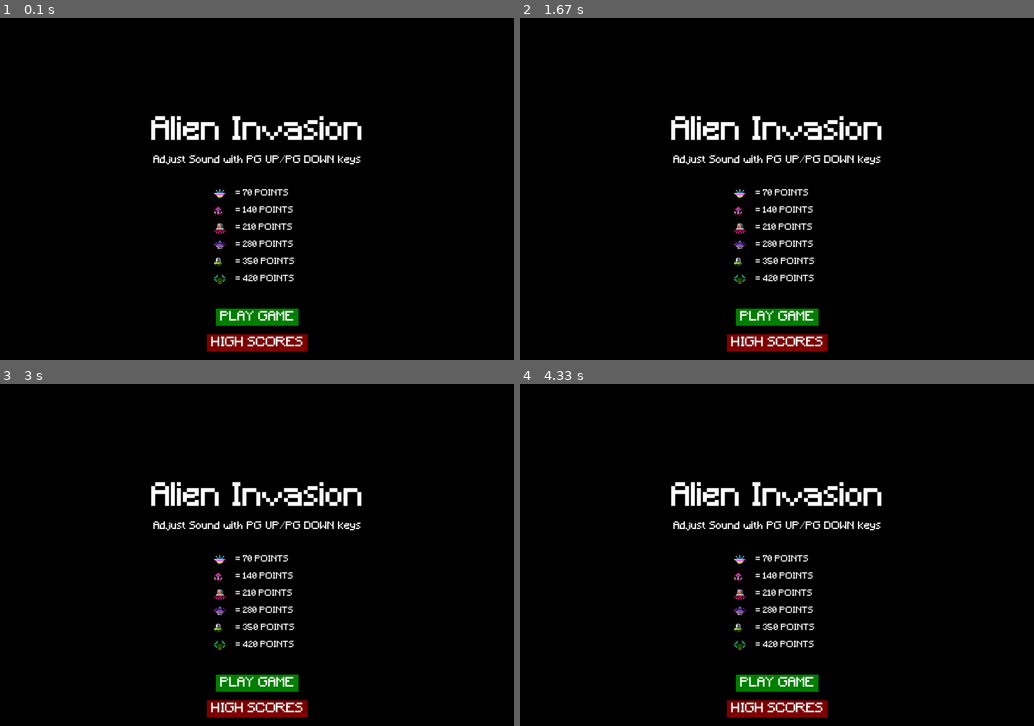
Above: before the commit, frames 1-4 (two rows, left to right).
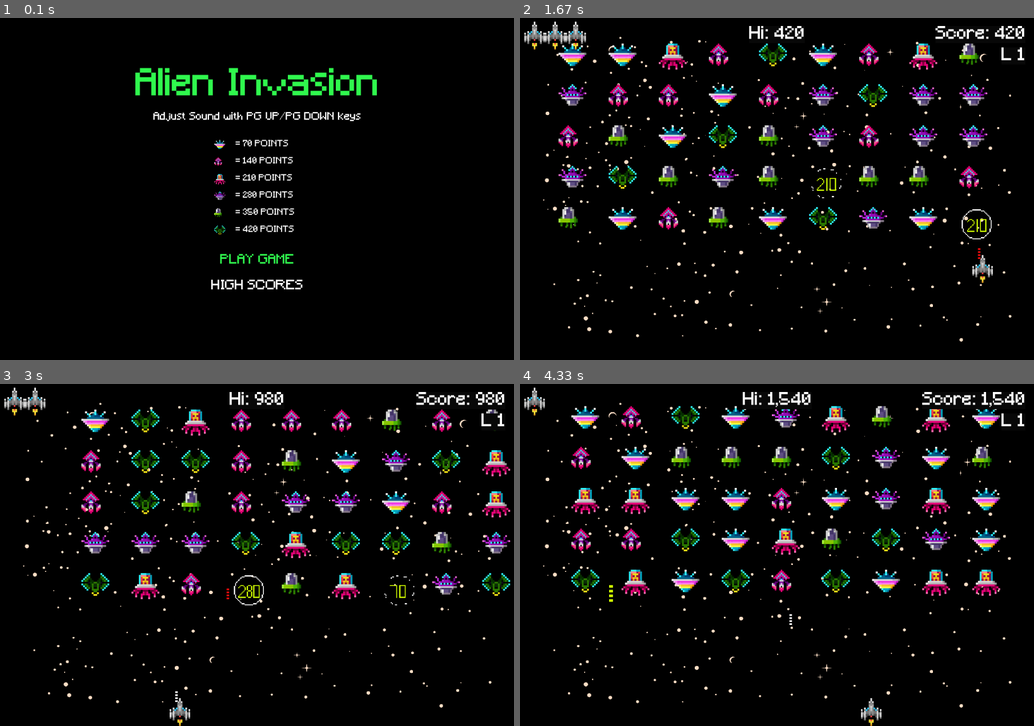
Above: after the commit, the same moments.

Repository: andrewasaleh/Pygame-Space-Invaders
Game: pygame game, started from alien_invasion.py
Same seed, same stepped clock (60 frames per second), same inputs: the game is played once before the commit and once after it.
Inputs (mouse positions are in pixels of both pictures, inside the frame that each line leads up to):
- Up to frame 1 (0.1 s): no input
- Up to frame 2 (1.67 s): press the mouse at (777, 260) at 0.37 s; move the mouse to (833, 219) at 0.47 s; release the mouse at (895, 182) at 0.6 s; press the mouse at (777, 189) at 0.7 s; move the mouse to (766, 219) at 0.8 s; release the mouse at (756, 250) at 0.93 s; hold Right 1-1.47 s; tap Space at 1.07, 1.37, 1.57 s; hold Up from 1.5 s (still down)
- Up to frame 3 (3 s): release Up at 1.8 s; hold Right 1.83-2.3 s; move the mouse to (390, 609) at 1.87 s; tap Space at 1.9, 2.2, 2.4, 2.7, 2.97 s; hold Left 2.33-2.87 s; hold Down from 2.9 s (still down)
- Up to frame 4 (4.33 s): release Down at 3.2 s; hold Left 3.23-3.63 s; tap Space at 3.3, 3.6, 3.73, 4.13 s; hold Up 3.67-4.03 s; hold Right from 4.07 s (still down)

The runs differ from the first frame. In frame 1, 7.6% of the frame differs, in the area x 26-74%, y 14-98%; in frame 2, 14%; in frame 3, 14%; in frame 4, 14%, in the area x 0-99%, y 1-100%.

Commit message:
Launch screen update

Diff:
--- a/alien_invasion.py
+++ b/alien_invasion.py
@@ -7,9 +7,7 @@
 from game_stats import GameStats
 from button import Button
 from scoreboard import Scoreboard
-from barriers import Barrier
 from sound import Sound
-
 
 class Game:
   key_velocity = {pg.K_RIGHT: Vector(1, 0), pg.K_LEFT: Vector(-1,  0),
@@ -35,25 +33,13 @@
     self.game_active = False              # MUST be before Button is created
     self.first = True
     self.play_button = Button(game=self, text='Play')
-    self.barriers = pg.sprite.Group()
-    self.create_barriers()
-    self.barriers.draw(self.screen)  # Draws all barriers in the group to the screen
     self.finished = False
-
-    '''
-    GameSounds
-    '''
+    # In Game Sounds
     self.sound = Sound()
     self.explosion_sound = pg.mixer.Sound('sounds/alien_explosion.wav')  # alien explosion sound
     self.level_up_sound = pg.mixer.Sound('sounds/next_level.wav')  # level progression sound
     self.ship_explosion_sound = pg.mixer.Sound('sounds/ship_explosion.wav')  # ship explosion sound
     self.alien_fire_sound = pg.mixer.Sound('sounds/alien_fire.wav')  # alien fire sound
-
-  def create_barriers(self):
-      barrier_positions = [(100, 600), (400, 600), (700, 600), (1000, 600)]
-      for pos in barrier_positions:
-          barrier = Barrier(self, *pos)
-          self.barriers.add(barrier)
 
   def schedule_removal(self, alien):
       if alien not in self.to_remove:
@@ -110,7 +96,6 @@
     self.screen.fill(self.settings.bg_color)
     self.ship.reset()
     self.aliens.reset()
-    # self.barriers.reset()
     self.settings.initialize_dynamic_settings()
 
   def game_over(self):
@@ -124,9 +109,10 @@
       self.sound.play_game_over()
 
   def activate(self):
-    self.game_active = True
-    self.first = False
-    self.sound.play_music("sounds/game-music.wav") # Background Music
+      self.game_active = True
+      self.first = False
+      self.sound.play_music("sounds/game-music.wav") # Background Music
+
 
   def play(self):
       finished = False
@@ -139,7 +125,6 @@
               self.ship.update()
               self.aliens.update()
               self.sb.update()
-              self.barriers.draw(self.screen)
           elif self.first:
               # If it's the first run, display the launch screen instead of playing the game immediately
               self.show_launch_screen()
@@ -158,9 +143,9 @@
       self.screen.fill((0, 0, 0))  # Fill the screen with black
 
       # Display the game title
-      title_font = pg.font.Font('font/pixelFont.ttf', 74)
-      title_text = title_font.render("Alien Invasion", True, (255, 255, 255))
-      title_rect = title_text.get_rect(center=(self.settings.screen_width / 2, self.settings.screen_height / 3))
+      title_font = pg.font.Font('font/pixelFont.ttf', 85)
+      title_text = title_font.render("Alien Invasion", True, (50, 250, 80))
+      title_rect = title_text.get_rect(center=(self.settings.screen_width / 2, self.settings.screen_height / 5))
       self.screen.blit(title_text, title_rect)
 
       # Display the sound adjustment message
@@ -184,23 +169,21 @@
       button_spacing = 60  # Vertical space between buttons
 
       # Adjust base_y starting point for the "Play" button
-      base_y = self.settings.screen_height / 2 + base_y_adjustment
+      base_y = self.settings.screen_height / 3 + base_y_adjustment
 
       # "Play" Button
       play_button_font = pg.font.Font('font/pixelFont.ttf', 30)
-      play_button_text = play_button_font.render("PLAY GAME", True, (255, 255, 255))
+      play_button_text = play_button_font.render("PLAY GAME", True, (50, 250, 80))
       play_button_rect = play_button_text.get_rect(center=(self.settings.screen_width / 2, base_y))
-      pg.draw.rect(self.screen, (0, 128, 0), play_button_rect.inflate(20, 10))  # Button background
       self.screen.blit(play_button_text, play_button_rect)
 
       # "High Scores" Button
       high_scores_button_font = pg.font.Font('font/pixelFont.ttf', 30)
       high_scores_button_text = high_scores_button_font.render("HIGH SCORES", True, (255, 255, 255))
       high_scores_button_rect = high_scores_button_text.get_rect(center=(self.settings.screen_width / 2, base_y + button_spacing))
-      pg.draw.rect(self.screen, (128, 0, 0), high_scores_button_rect.inflate(20, 10))  # Button background
       self.screen.blit(high_scores_button_text, high_scores_button_rect)
 
-      start_y = self.settings.screen_height / 2 + 1 # Adjust this value to move the images up or down
+      start_y = self.settings.screen_height / 2.8 # Adjust this value to move the images up or down
 
       # Assuming a y_spacing to control the space between each row
       y_spacing = 40  # Adjust this value to increase or decrease the space between rows
--- a/barriers.py
+++ b/barriers.py
@@ -1,10 +1,11 @@
 import pygame as pg
 
 class Barrier(pg.sprite.Sprite):
-    def __init__(self, game, x, y, scale=0.5):
+    def __init__(self, game, x, y, max_health=3, scale=0.5):
         super().__init__()
         self.screen = game.screen
-        # Load the images and scale them
+        self.max_health = max_health
+        self.health = max_health
         self.images = {
             'full': pg.transform.scale(pg.image.load('images/barrier_full.png').convert_alpha(), self._scaled_dimensions('images/barrier_full.png', scale)),
             'medium': pg.transform.scale(pg.image.load('images/barrier_medium.png').convert_alpha(), self._scaled_dimensions('images/barrier_medium.png', scale)),
@@ -25,22 +26,18 @@
         return scaled_size
 
     def take_damage(self):
-        # Call this method whenever the barrier takes a hit
-        if self.state == 'full':
+        """Reduce the barrier's health and update its state."""
+        self.health -= 1
+        if self.health <= 0:
+            self.state = 'destroyed'
+        elif self.health <= self.max_health // 3:
+            self.state = 'heavy'
+        elif self.health <= 2 * self.max_health // 3:
             self.state = 'medium'
-        elif self.state == 'medium':
-            self.state = 'heavy'
-        elif self.state == 'heavy':
-            self.state = 'destroyed'
-        else:
-            self.kill()  # Remove the barrier if it's already destroyed
 
         # Update the image based on the new state
         self.image = self.images[self.state]
 
     def draw(self):
+        """Draw the barrier on the screen."""
         self.screen.blit(self.image, self.rect)
-
-
-if __name__ == '__main__':
-    print("\nERROR: barriers.py is the wrong file! Run play from alien_invasions.py\n")
Binary file removed: images/alien_explosion.png
Binary file added: images/ship_explosion_01.png
Binary file added: images/ship_explosion_02.png
Binary file added: images/ship_explosion_03.png
Binary file added: images/ship_explosion_04.png
Not shown, changed: sounds/alien_fire.wav
